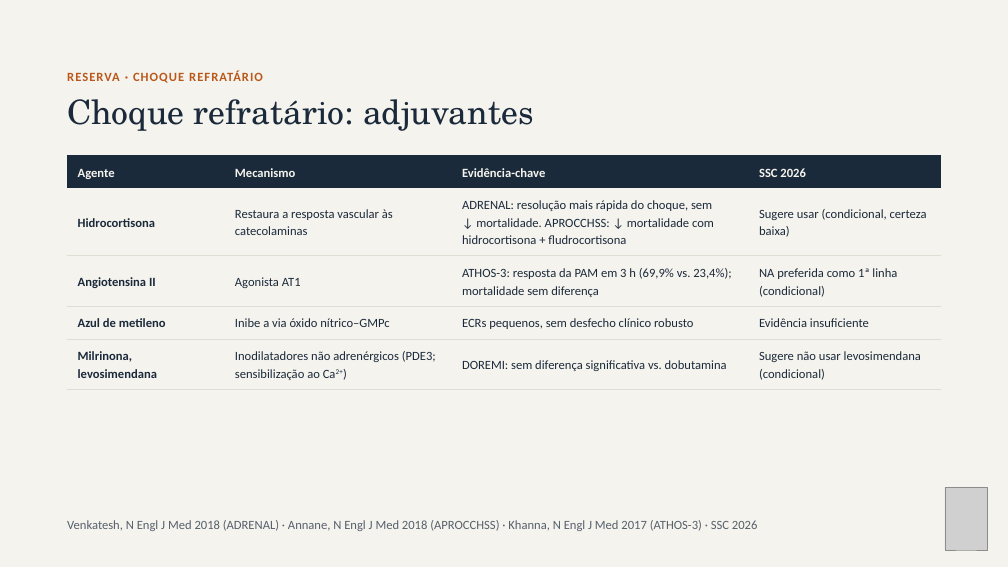
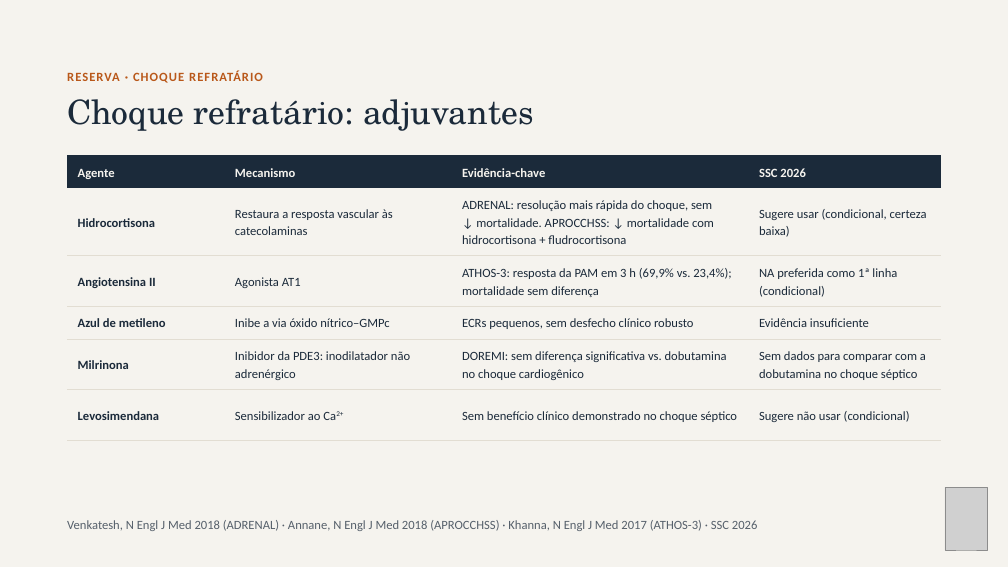
Before and after one commit to brunomoraesdubois-bit/Bruno, a slide deck: slide 27 of apresentacao/Aminas_Vasoativas.pptx. Drawn at 1008x567 pixels with LibreOffice and Linux fonts; fonts in the diff are those of the drawing; grey boxes stand for pictures. Boxes give left, top, right and bottom in pixels: in the first picture for what was removed or moved away, otherwise in the second. Text is boxed around its words. In the diff, an @@ line names an element or a change of style, - is before the commit and + after.

```diff
--- a/apresentacao/Aminas_Vasoativas.pptx
+++ b/apresentacao/Aminas_Vasoativas.pptx
@@ table at box(67, 156, 941, 426) @@
-row 5: Milrinona, levosimendana | Inodilatadores não adrenérgicos (PDE3; sensibilização ao Ca2+) | DOREMI: sem diferença significativa vs. dobutamina | Sugere não usar levosimendana (condicional)
+row 5: Milrinona | Inibidor da PDE3: inodilatador não adrenérgico | DOREMI: sem diferença significativa vs. dobutamina no choque cardiogênico | Sem dados para comparar com a dobutamina no choque séptico
+row 6: Levosimendana | Sensibilizador ao Ca2+ | Sem benefício clínico demonstrado no choque séptico | Sugere não usar (condicional)
```
Also in this commit, not shown: 7 other slides changed, 24 other files.
